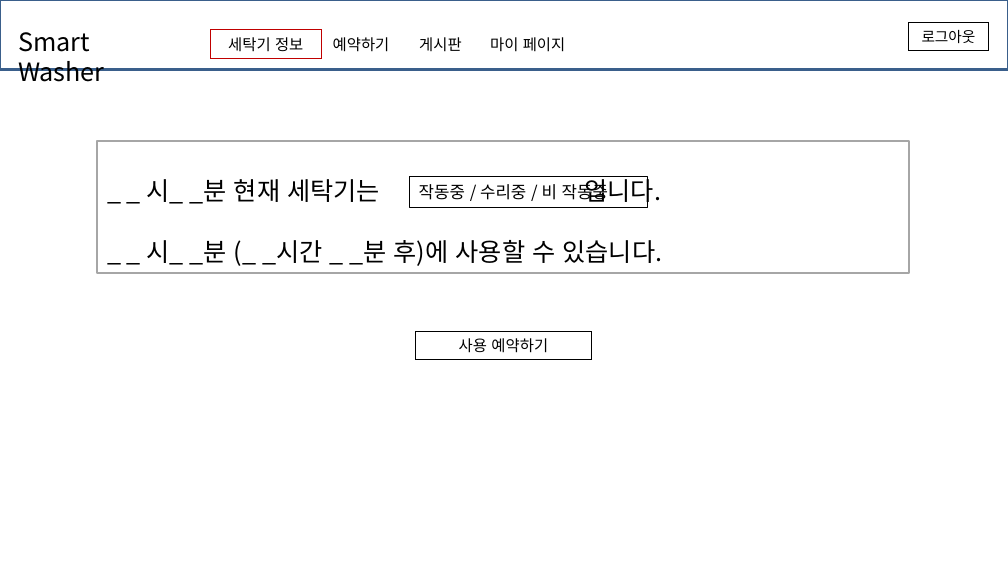
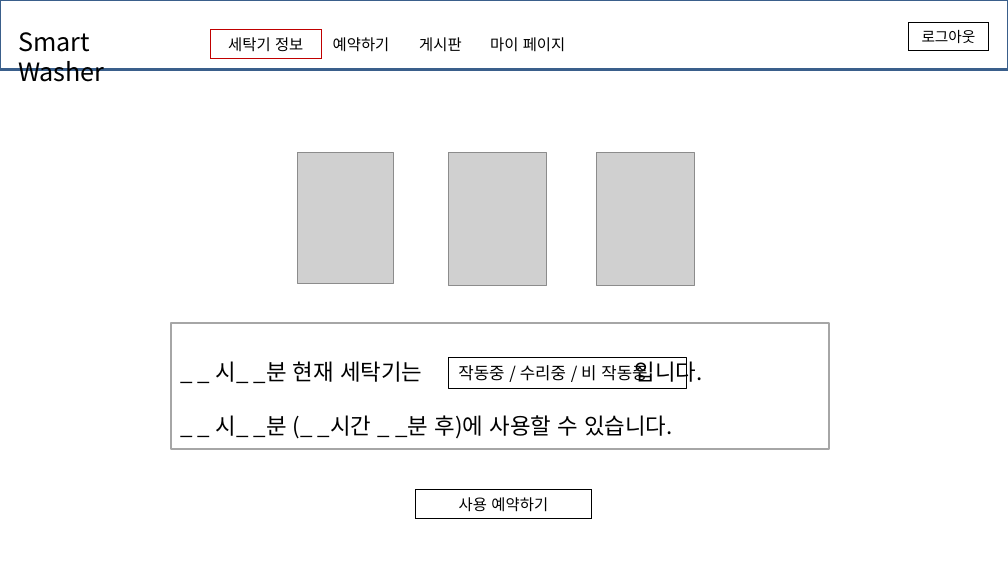
Before and after one commit to june3377/wm_pj, a slide deck: slide 4 of 문서파일/ui구상.pptx. Drawn at 1008x567 pixels with LibreOffice and Linux fonts; fonts in the diff are those of the drawing; grey boxes stand for pictures. Boxes give left, top, right and bottom in pixels: in the first picture for what was removed or moved away, otherwise in the second. Text is boxed around its words. In the diff, an @@ line names an element or a change of style, - is before the commit and + after.

Commit message:
slide 4 세탁기 추가

```diff
--- a/문서파일/ui구상.pptx
+++ b/문서파일/ui구상.pptx
@@ picture added at <box>297,152,393,283</box> @@
@@ picture added at <box>449,152,546,285</box> @@
@@ picture added at <box>597,152,695,285</box> @@
@@ rectangle "_ _ 시_ _분 현재 ...": place and size @@
-rectangle "_ _ 시_ _분 현재 ..." at <box>98,141,909,273</box>
+rectangle "_ _ 시_ _분 현재 ..." at <box>170,324,830,450</box>
@@ rectangle "_ _ 시_ _분 현재 ..." at <box>170,324,830,450</box>: size 18 to 16 pt @@
@@ rectangle "작동중 / 수리중 / 비 ...": place and size @@
-rectangle "작동중 / 수리중 / 비 ..." at <box>409,176,647,207</box>
+rectangle "작동중 / 수리중 / 비 ..." at <box>449,358,686,388</box>
@@ rectangle "사용 예약하기": place and size @@
-rectangle "사용 예약하기" at <box>415,331,591,360</box>
+rectangle "사용 예약하기" at <box>415,490,591,519</box>
```
